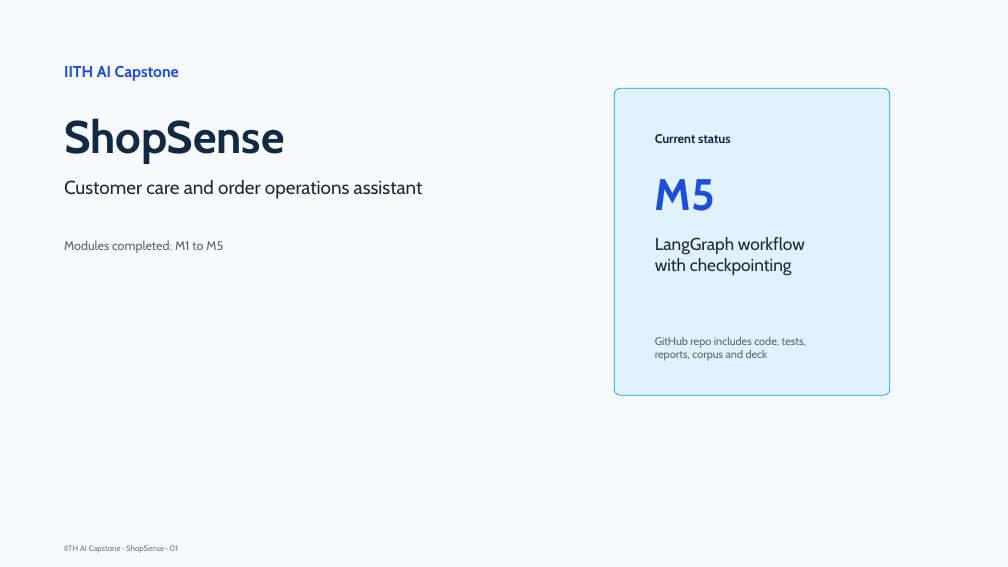
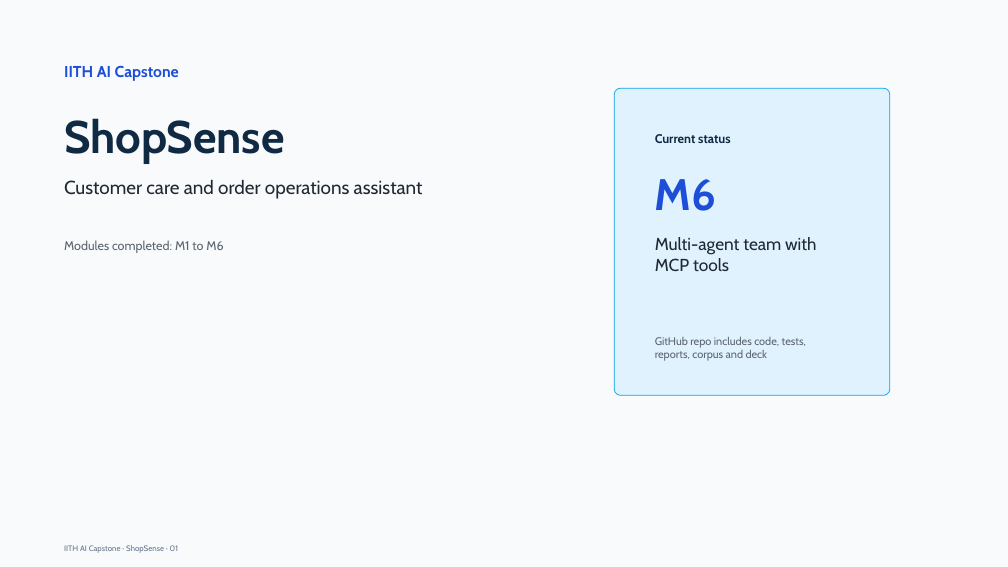
Before and after one commit to abhraj786/iith-ai-capstone-shopsense, a slide deck: slide 1 of docs/deck/iith-ai-capstone-shopsense.pptx. Drawn at 1008x567 pixels with LibreOffice and Linux fonts; fonts in the diff are those of the drawing. Boxes give left, top, right and bottom in pixels: in the first picture for what was removed or moved away, otherwise in the second. Text is boxed around its words. In the diff, an @@ line names an element or a change of style, - is before the commit and + after.

Commit message:
feat: add multi-agent mcp tools

```diff
--- a/docs/deck/iith-ai-capstone-shopsense.pptx
+++ b/docs/deck/iith-ai-capstone-shopsense.pptx
@@ text at (655,179,717,211): text changed @@
-M5
+M6
@@ text at (655,237,816,272): text changed @@
-LangGraph workflow with checkpointing
+Multi-agent team with MCP tools
@@ text at (64,240,223,253): text changed @@
-Modules completed: M1 to M5
+Modules completed: M1 to M6
```
Also in this commit, not shown: 14 other slides changed, 1 slide added, 10 other files.
